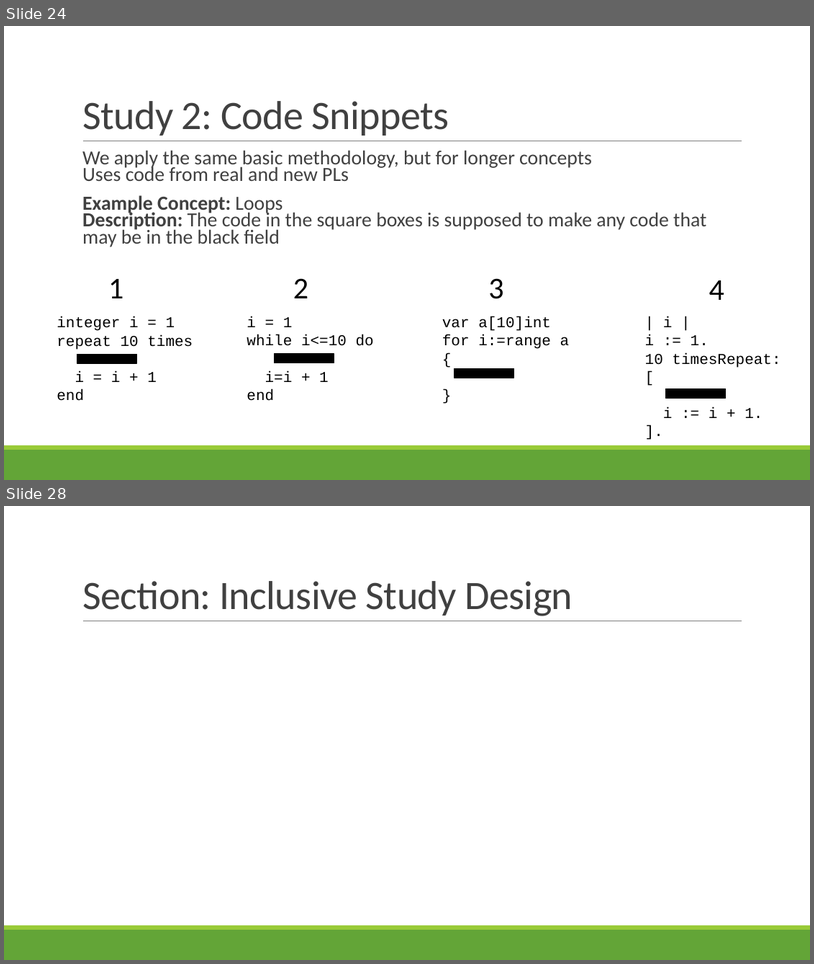
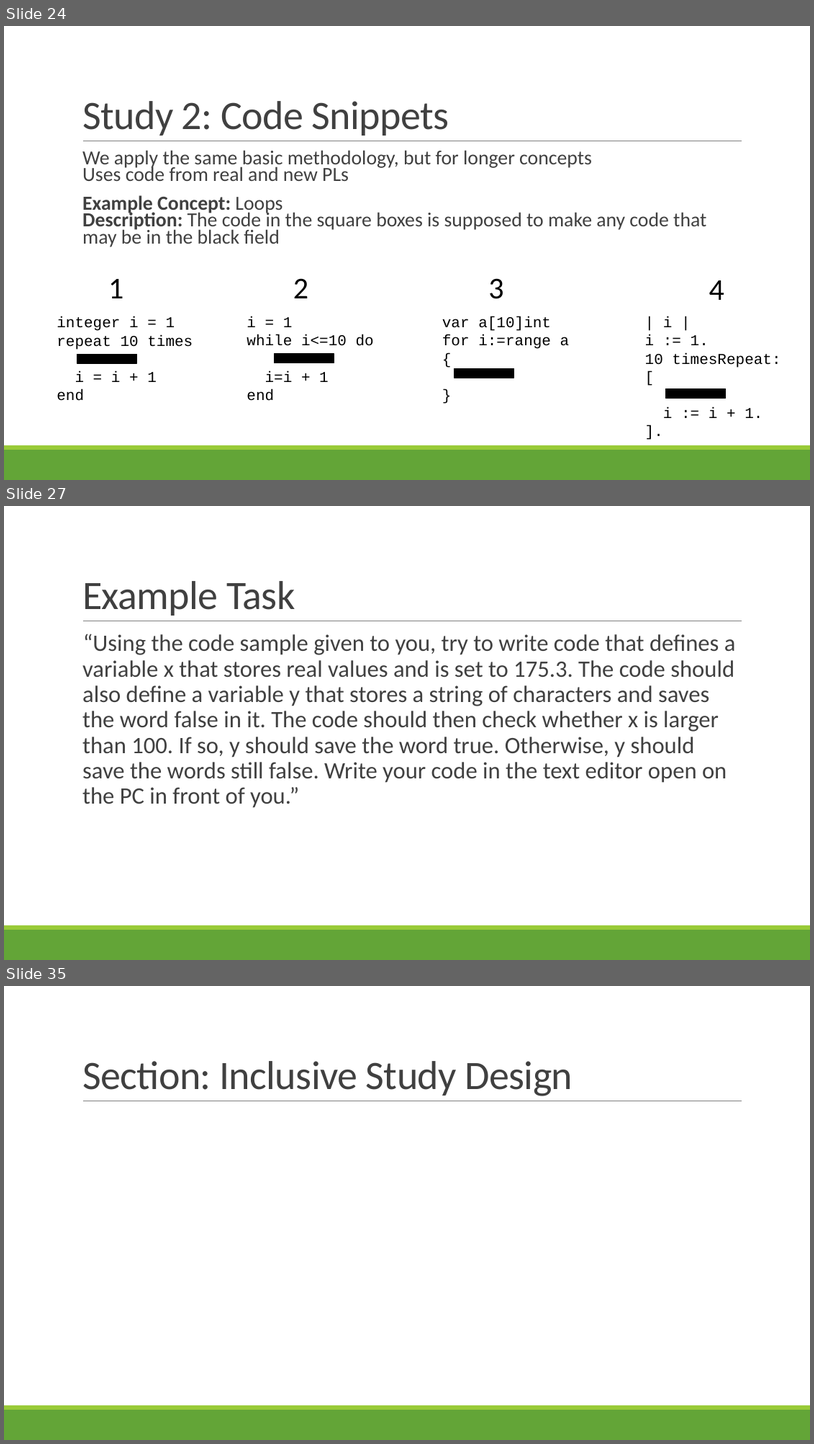
Before and after one commit to rbohrer/pl-course, a slide deck: LectureSlides/09Design2.pptx. Shown one above the other, each under a label of ours: slides 24 and 28 before the commit, slides 24, 27 and 35 after it; the slides between them are not shown. The pictures are 814x964 and 814x1444 pixels, drawn with LibreOffice and Linux fonts; fonts in the diff are those of the drawing. Boxes give left, top, right and bottom in pixels: in the first picture for what was removed or moved away, otherwise in the second. Text is boxed around its words. In the diff, an @@ line names an element or a change of style, - is before the commit and + after.

```diff
--- a/LectureSlides/09Design2.pptx
+++ b/LectureSlides/09Design2.pptx
@@ slide 27 added at box(4, 506, 810, 960), background #FFFFFF; not listed: 3 template elements that a slide beside it also shows @@
@@ title added at box(82, 581, 295, 615), 48 pt, text #404040 @@
+Example Task
@@ text added at box(82, 633, 736, 808), 28 pt, text #404040 @@
+  “Using the code sample given to you, try to write code that defines a variable x that stores real values and is set to 175.3. The code should also define a variable y that stores a string of characters and saves the word false in it. The code should then check whether x is larger than 100. If so, y should save the word true. Otherwise, y should save the words still false. Write your code in the text editor open on the PC in front of you.”
@@ what was slide 28 is now slide 35 @@
```
Also in this commit, not shown: 2 slides changed, 15 other slides added, 1 slide removed.
